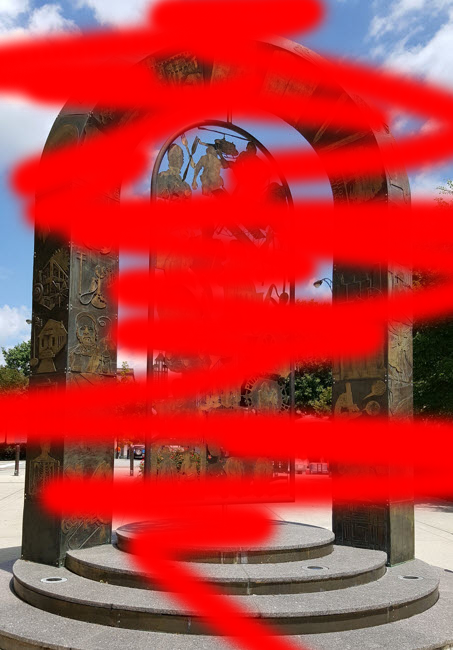
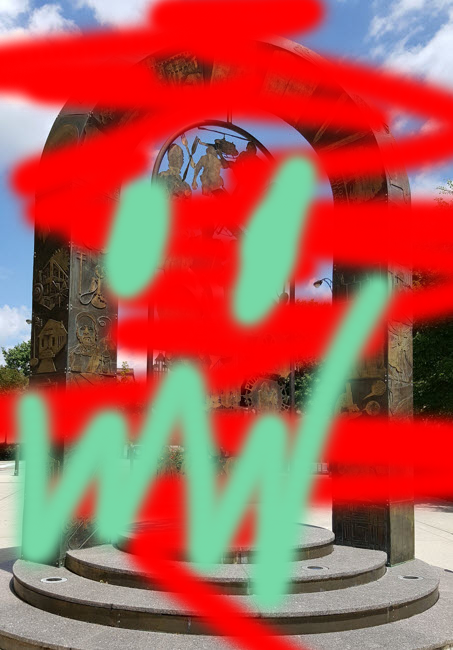
Two versions of the same layered image (453x650). Layer-by-layer changes:
added layer "Layer 3" above "Layer 1" over [0, 141, 409, 625]
